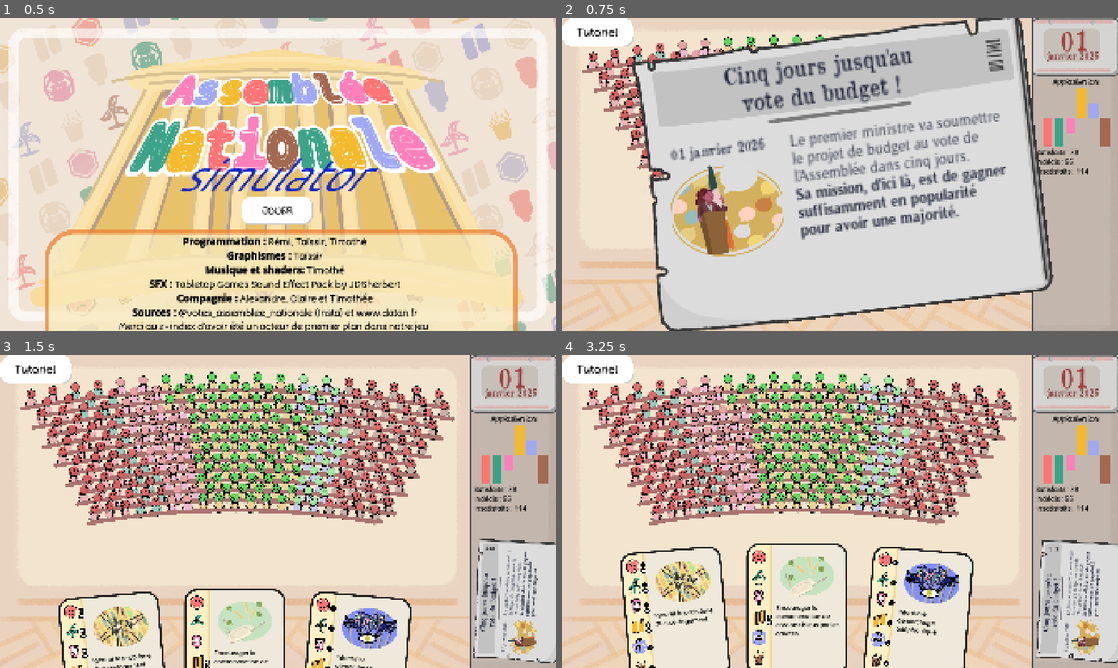
Above: before the commit, frames 1-4 (two rows, left to right).
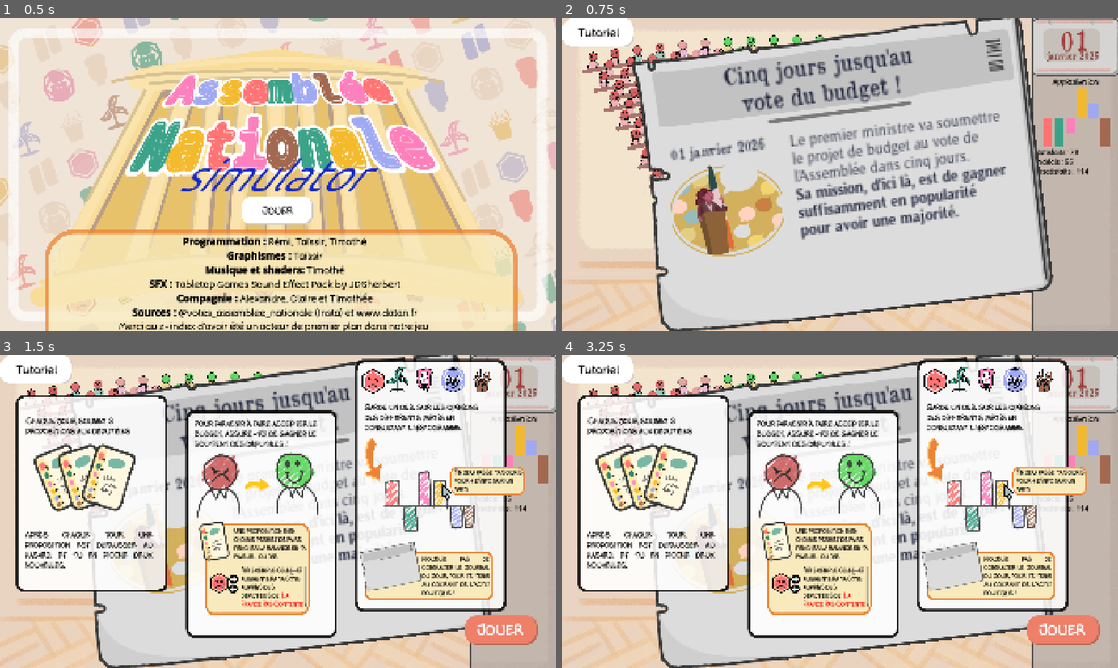
Above: after the commit, the same moments.

Repository: remimorvan/assemblee-nationale-simulator
Game: Godot game, scene res://scenes/begin_screen.tscn
The game is run twice, just before and just after one commit, with the same random seed, the same clock (stepped at 60 frames per second) and the same inputs.
Inputs (mouse positions are in pixels of both pictures, inside the frame that each line leads up to):
- Up to frame 1 (0.5 s): no input
- Up to frame 2 (0.75 s): click "Jouer" at 0.5 s
- Up to frame 3 (1.5 s): click "[color=black][font_size=40]Tu…" at 1.25 s
- Up to frame 4 (3.25 s): click (1062, 630) at 2.02 s; click "[color=black][font_size=40]Tu…" at 2.75 s

Frame 1 is identical in both runs. In frame 2, 0.2% of the frame differs, in the area x 2-11%, y 3-6%; in frame 3, 72%; in frame 4, 73%, in the area x 2-100%, y 0-100%.

Commit message:
button fix

Diff:
--- a/scenes/hemicycle.tscn
+++ b/scenes/hemicycle.tscn
@@ -32,21 +32,20 @@
 metadata/_edit_lock_ = true
 
 [node name="TextureButton" type="TextureButton" parent="."]
+clip_contents = true
 custom_minimum_size = Vector2(250, 100)
 layout_mode = 2
+size_flags_horizontal = 0
+size_flags_vertical = 0
 texture_normal = ExtResource("5_w8skp")
 texture_pressed = ExtResource("5_w8skp")
 
 [node name="RichTextLabel" type="RichTextLabel" parent="TextureButton"]
 clip_contents = false
 layout_mode = 1
-anchors_preset = -1
-anchor_right = 0.133
-anchor_bottom = 0.084
-offset_left = 48.0
-offset_top = 23.0
-offset_right = -7.46001
-offset_bottom = 2.39999
+anchors_preset = 15
+anchor_right = 1.0
+anchor_bottom = 1.0
 grow_horizontal = 2
 grow_vertical = 2
 mouse_filter = 2
@@ -54,5 +53,7 @@
 bbcode_enabled = true
 text = "[color=black][font_size=40]Tutoriel"
 fit_content = true
+horizontal_alignment = 1
+vertical_alignment = 1
 
 [connection signal="pressed" from="TextureButton" to="." method="_on_texture_button_pressed"]
